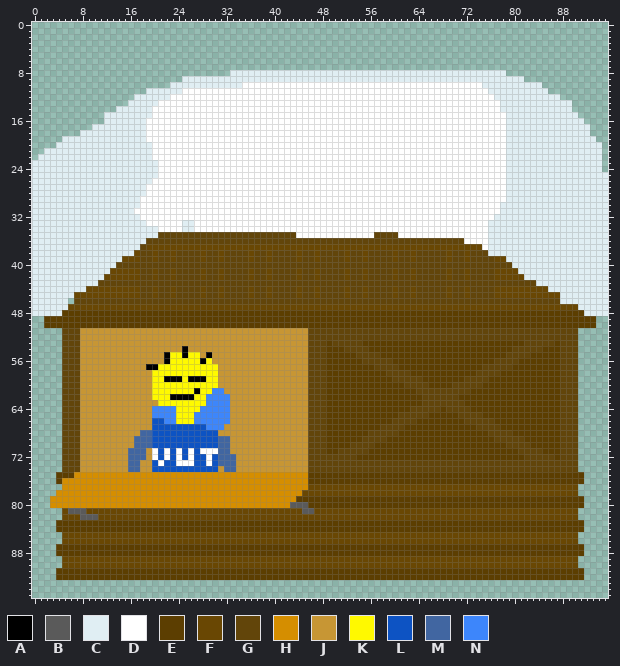
One commit to this sprite sheet: Assets/sprites/miscelanous/stanok5.png. Above is the file before it was changed.
The file is 96x96 pixels.
Palette (. is transparent): A #000000  B #5a5a5a  C #e0eef3  D #ffffff  E #5c3e01  F #694703  G #62450a  H #d58e00  J #c79634  K #fff900  L #0d53c3  M #4166a1  N #3d86fb
Pixels before (only the part around the change), first column x 4:
58 .GGGJJJJJJJJJJJJKKKKKKKKKKKJJJJJJJ
59 .GGGJJJJJJJJJJJJKKAAAKAAAKKJJJJJJJ
60 .GGGJJJJJJJJJJJJKKKKKKKKKKKJJJJJJJ
61 .GGGJJJJJJJJJJJJKKKKKKKAKKNNJJJJJJ
62 .GGGJJJJJJJJJJJJKKKAAAAKKNNNNJJJJJ
63 .GGGJJJJJJJJJJJJJKKKKKKKKNNNNJJJJJ
64 .GGGJJJJJJJJJJJJNNNNKKKKNNNNNJJJJJ
65 .GGGJJJJJJJJJJJJNNNNKKKNNNNNNJJJJJ
66 .GGGJJJJJJJJJJJJLLNNKKKNNNNNNJJJJJ
67 .GGGJJJJJJJJJJJJLLLLLLLLLNNNJJJJJJ
68 .GGGJJJJJJJJJJMMLLLLLLLLLLLJJJJJJJ
69 .GGGJJJJJJJJJMMMLLLLLLLLLLLMMJJJJJ
70 .GGGJJJJJJJJJMMMLLLLLLLLLLLMMJJJJJ
71 .GGGJJJJJJJJMMMJDLDLDLDLDDDMMJJJJJ
72 .GGGJJJJJJJJMMMJDLDLDLDLLDLMMMJJJJ
73 .GGGJJJJJJJJMMJJLDLLDDDLLDLMMMJJJJ
74 .GGGJJJJJJJJMMJJLLLLLLLLLLLJMMJJJJ
75 EEEHHHHHHHHHHHHHHHHHHHHHHHHHHHHHHH
76 EHHHHHHHHHHHHHHHHHHHHHHHHHHHHHHHHH
77 .HHHHHHHHHHHHHHHHHHHHHHHHHHHHHHHHH
78 HHHHHHHHHHHHHHHHHHHHHHHHHHHHHHHHHH
79 HHHHHHHHHHHHHHHHHHHHHHHHHHHHHHHHHH
80 HHHHHHHHHHHHHHHHHHHHHHHHHHHHHHHHHH
81 .FBBBFFFFFFFFFFFFFFFFFFFFFFFFFFFFF
82 .FFFBBBFFFFFFFFFFFFFFFFFFFFFFFFFFF
83 EEEEEEEEEEEEEEEEEEEEEEEEEEEEEEEEEE
84 EEEEEEEEEEEEEEEEEEEEEEEEEEEEEEEEEE
85 .FFFFFFFFFFFFFFFFFFFFFFFFFFFFFFFFF
86 .FFFFFFFFFFFFFFFFFFFFFFFFFFFFFFFFF
The result:
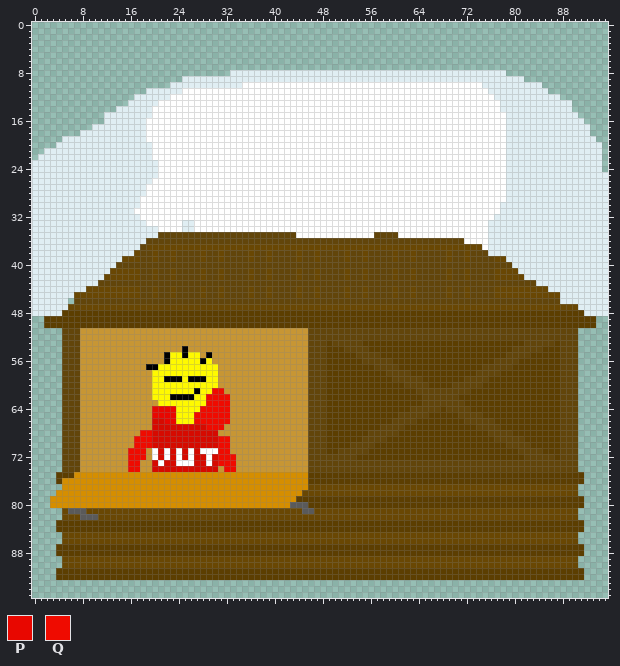
Colours new in this view: P #e80700  Q #ef0b00
The edit:
{"colour":"L","old":"#0d53c3","new":"#d60a00"}
{"y":61,"x":30,"old":"NN","new":"QQ"}
{"y":62,"x":29,"old":"NNNN","new":"QQQQ"}
{"y":63,"x":29,"old":"NNNN","new":"QQQQ"}
{"y":64,"x":20,"old":"NNNN","new":"PPPP"}
{"y":64,"x":28,"old":"NNNNN","new":"QQQQQ"}
{"y":65,"x":20,"old":"NNNN","new":"PPPP"}
{"y":65,"x":27,"old":"NNNNNN","new":"QQQQQQ"}
{"y":66,"x":22,"old":"NN","new":"PP"}
{"y":66,"x":27,"old":"NNNNNN","new":"QQQQQQ"}
{"y":67,"x":29,"old":"NNN","new":"QQQ"}
{"y":68,"x":18,"old":"MM","new":"QQ"}
{"y":69,"x":17,"old":"MMM","new":"QQQ"}
{"y":69,"x":31,"old":"MM","new":"QQ"}
{"y":70,"x":17,"old":"MMM","new":"QQQ"}
{"y":70,"x":31,"old":"MM","new":"QQ"}
{"y":71,"x":16,"old":"MMM","new":"QQQ"}
{"y":71,"x":31,"old":"MM","new":"QQ"}
{"y":72,"x":16,"old":"MMM","new":"QQQ"}
{"y":72,"x":31,"old":"MMM","new":"QQQ"}
{"y":73,"x":16,"old":"MM","new":"QQ"}
{"y":73,"x":31,"old":"MMM","new":"QQQ"}
{"y":74,"x":16,"old":"MM","new":"QQ"}
{"y":74,"x":32,"old":"MM","new":"QQ"}
{"label":"changed","picture_box":[128,388,236,472]}
